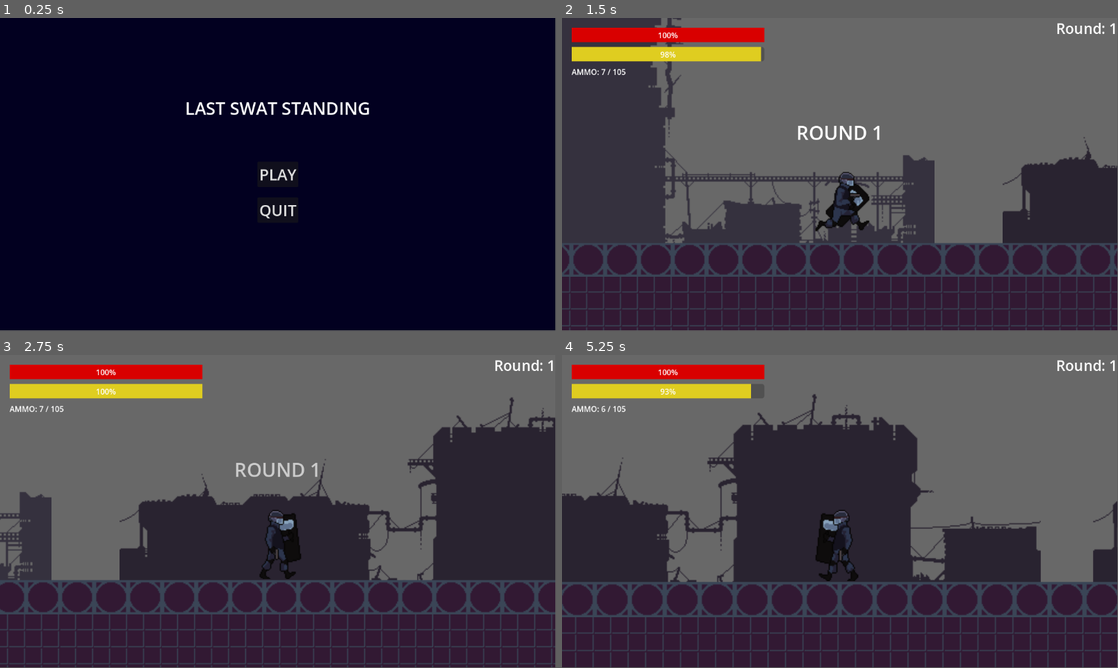
Above: before the commit, frames 1-4 (two rows, left to right).
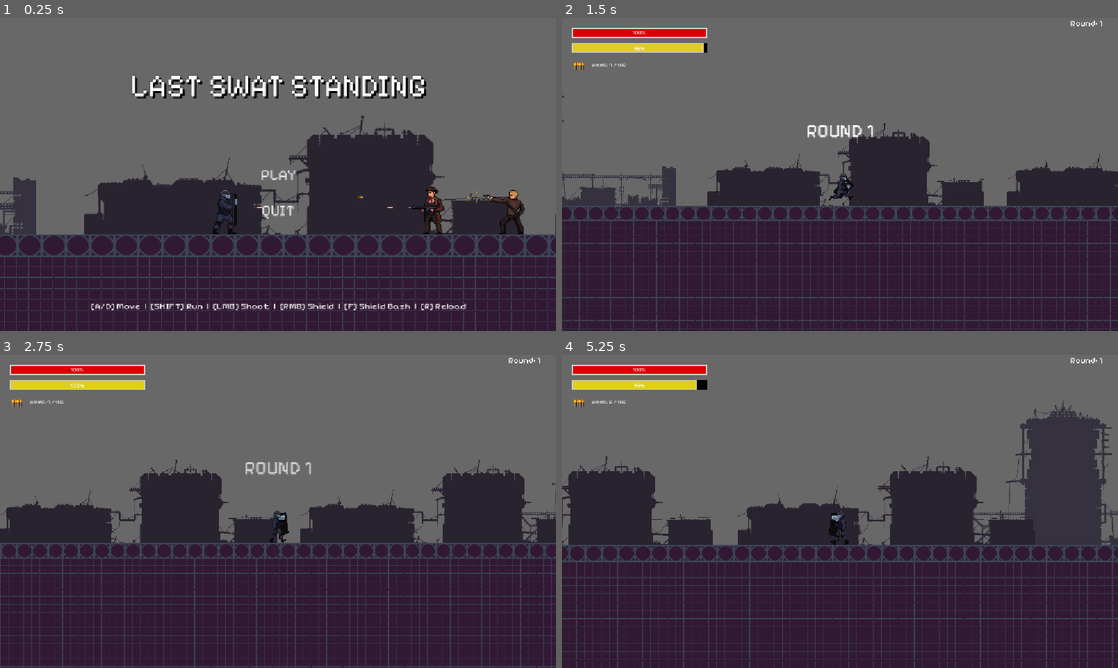
Above: after the commit, the same moments.

Repository: naufal-ramadhan/IndividualGameDev
Game: Godot game, scene res://menus/main_menu/main_menu.tscn
Same seed, same stepped clock (60 frames per second), same inputs: the game is played once before the commit and once after it.
Inputs (mouse positions are in pixels of both pictures, inside the frame that each line leads up to):
- Up to frame 1 (0.25 s): no input
- Up to frame 2 (1.5 s): click "PLAY" at 0.5 s; move the mouse to (962, 158) at 1.27 s; hold D (move_right) from 1.28 s (still down); hold Shift (run) from 1.28 s (still down)
- Up to frame 3 (2.75 s): keep holding D (move_right); move the mouse to (166, 527) at 2.02 s; release Shift (run) at 2.03 s; right-click (166, 527) at 2.1 s
- Up to frame 4 (5.25 s): move the mouse to (895, 442) at 2.77 s; release D (move_right) at 2.78 s; hold A (move_left) 2.78-3.53 s; tap F (shield_bash) at 2.85 s; move the mouse to (812, 574) at 3.52 s; hold D (move_right) 3.53-5.03 s; click (812, 574) at 3.6 s; move the mouse to (1006, 558) at 4.27 s; hold Shift (run) 4.28-5.03 s; move the mouse to (673, 464) at 5.02 s; hold A (move_left) from 5.03 s (still down); right-click (673, 464) at 5.1 s
In our replay, the window is 799x449 before the commit and 800x450 after it. These sizes can differ from the game's own. Grey fills any space a smaller window leaves; there, only what the larger window draws over its background counts as a difference.

The runs differ from the first frame. In frame 1, 99% of the frame differs, in the area x 0-100%, y 0-100%; in frame 2, 29%; in frame 3, 26%; in frame 4, 36%.

Commit message:
feat: final polishing.

Diff:
--- a/characters/player/Player.tscn
+++ b/characters/player/Player.tscn
@@ -11,7 +11,9 @@
 [ext_resource type="Texture2D" uid="uid://cn1hkkvxonffe" path="res://assets/characters/player/Idle_2.png" id="8_rwtfg"]
 [ext_resource type="Texture2D" uid="uid://cb63nj0xkcjns" path="res://assets/characters/player/Bash.png" id="9_3iqol"]
 [ext_resource type="Texture2D" uid="uid://bcowo7p1fd8rr" path="res://assets/characters/player/Walk.png" id="9_7aoru"]
+[ext_resource type="FontFile" uid="uid://bql104ftcaiir" path="res://assets/fonts/PixelifySans-VariableFont_wght.ttf" id="12_5dd86"]
 [ext_resource type="PackedScene" uid="uid://iqjy4rkyfgen" path="res://menus/game_over/game_over.tscn" id="12_mv25b"]
+[ext_resource type="Texture2D" uid="uid://dngs3msgsjyc7" path="res://assets/power_ups/ammo-pistol 32px.png" id="13_7aoru"]
 [ext_resource type="AudioStream" uid="uid://bycdyldpjbfab" path="res://assets/SFX/SilencedPistolSFX.mp3" id="13_ratqf"]
 [ext_resource type="AudioStream" uid="uid://duxj8y155odn7" path="res://assets/SFX/PickUpSFX.mp3" id="14_ir81o"]
 [ext_resource type="AudioStream" uid="uid://dkh4ou5ixwrxi" path="res://assets/SFX/ReloadSFX.mp3" id="15_7aoru"]
@@ -511,11 +513,25 @@
 [sub_resource type="RectangleShape2D" id="RectangleShape2D_5brr7"]
 size = Vector2(29, 58)
 
+[sub_resource type="StyleBoxFlat" id="StyleBoxFlat_ir81o"]
+bg_color = Color(0, 0, 0, 1)
+
 [sub_resource type="StyleBoxFlat" id="StyleBoxFlat_rwtfg"]
 bg_color = Color(0.8752813, 0.801807, 0.12626788, 1)
+border_width_left = 3
+border_width_top = 3
+border_width_right = 3
+border_width_bottom = 3
+
+[sub_resource type="StyleBoxFlat" id="StyleBoxFlat_7aoru"]
+bg_color = Color(0, 0, 0, 1)
 
 [sub_resource type="StyleBoxFlat" id="StyleBoxFlat_3iqol"]
 bg_color = Color(0.8509804, 0, 0, 1)
+border_width_left = 3
+border_width_top = 3
+border_width_right = 3
+border_width_bottom = 3
 
 [node name="Player" type="CharacterBody2D" unique_id=1073017668]
 collision_layer = 2
@@ -531,7 +547,7 @@
 shape = SubResource("CapsuleShape2D_6myfo")
 
 [node name="Camera" type="Camera2D" parent="." unique_id=895928592]
-zoom = Vector2(1.2, 1.2)
+zoom = Vector2(0.7, 0.7)
 
 [node name="ShieldSensor" type="Area2D" parent="." unique_id=977639843]
 position = Vector2(-40, 0)
@@ -548,18 +564,22 @@
 [node name="UI" type="CanvasLayer" parent="." unique_id=18200596]
 
 [node name="AmmoLabel" type="Label" parent="UI" unique_id=1654605720]
-offset_left = 20.0
-offset_top = 100.0
-offset_right = 106.0
-offset_bottom = 123.0
+offset_left = 62.0
+offset_top = 91.0
+offset_right = 148.0
+offset_bottom = 114.0
+scale = Vector2(0.7, 0.7)
+theme_override_fonts/font = ExtResource("12_5dd86")
 text = "AMMO: 7/7"
 
 [node name="StaminaBar" type="ProgressBar" parent="UI" unique_id=408677605]
 offset_left = 20.0
-offset_top = 60.0
+offset_top = 52.0
 offset_right = 420.0
-offset_bottom = 90.0
+offset_bottom = 82.0
+scale = Vector2(0.7, 0.7)
 theme_override_colors/font_color = Color(1, 1, 1, 1)
+theme_override_styles/background = SubResource("StyleBoxFlat_ir81o")
 theme_override_styles/fill = SubResource("StyleBoxFlat_rwtfg")
 value = 100.0
 
@@ -568,7 +588,10 @@
 offset_top = 20.0
 offset_right = 420.0
 offset_bottom = 50.0
+scale = Vector2(0.7, 0.7)
 theme_override_colors/font_color = Color(1, 1, 1, 1)
+theme_override_fonts/font = ExtResource("12_5dd86")
+theme_override_styles/background = SubResource("StyleBoxFlat_7aoru")
 theme_override_styles/fill = SubResource("StyleBoxFlat_3iqol")
 value = 100.0
 
@@ -576,9 +599,12 @@
 anchors_preset = 1
 anchor_left = 1.0
 anchor_right = 1.0
-offset_left = -68.0
-offset_bottom = 23.0
+offset_left = -99.0
+offset_right = 28.0
+offset_bottom = 42.0
 grow_horizontal = 0
+scale = Vector2(0.6, 0.6)
+theme_override_fonts/font = ExtResource("12_5dd86")
 theme_override_font_sizes/font_size = 30
 text = "Round: 1"
 
@@ -595,10 +621,18 @@
 offset_bottom = 114.5
 grow_horizontal = 2
 grow_vertical = 2
+theme_override_fonts/font = ExtResource("12_5dd86")
 theme_override_font_sizes/font_size = 40
 text = "ROUND 1"
 horizontal_alignment = 1
 
+[node name="AmmoIcon" type="TextureRect" parent="UI" unique_id=1640156942]
+offset_left = 19.0
+offset_top = 83.0
+offset_right = 52.0
+offset_bottom = 115.0
+texture = ExtResource("13_7aoru")
+
 [node name="GameOverUI" parent="UI" unique_id=1869923488 instance=ExtResource("12_mv25b")]
 process_mode = 3
 visible = false
--- a/characters/player/player.gd
+++ b/characters/player/player.gd
@@ -10,8 +10,8 @@
 const STAMINA_REGEN_RATE = 15.0
 const MIN_STAMINA_RECOVERY = 30.0
 const MAX_AMMO = 7
-const ZOOM_DEFAULT = Vector2(2.2, 2.2)
-const ZOOM_SHIELD = Vector2(2.5, 2.5)
+const ZOOM_DEFAULT = Vector2(1, 1)
+const ZOOM_SHIELD = Vector2(1.3, 1.3)
 const MAX_HEALTH = 100.0
 const BASH_DAMAGE = 10.0
 const BASH_KNOCKBACK = 1200.0
@@ -311,22 +311,26 @@
 	is_dead = true
 	set_collision_layer_value(1, false)
 
-	# ==========================================
-	# SAPU BERSIH SUARA MUSUH!
-	# ==========================================
 	var semua_musuh = get_tree().get_nodes_in_group("enemy")
 	for musuh in semua_musuh:
-		# Hentikan suara tembakan kalau ada
 		if musuh.has_node("ShootSFX"):
 			musuh.get_node("ShootSFX").stop()
-		# Hentikan suara pukulan kalau ada
 		if musuh.has_node("PunchSFX"):
 			musuh.get_node("PunchSFX").stop()
 	# ==========================================
 
-	# Update UI Game Over
 	$UI/GameOverUI/RoundLabel.text = "YOU SURVIVED UNTIL ROUND " + str(current_wave)
+
+	$UI/GameOverUI.modulate.a = 0.0
 	$UI/GameOverUI.show()
+
+	# 2. Bikin efek Fade-in menggunakan Tween
+	var tween = create_tween()
+	tween.set_pause_mode(Tween.TWEEN_PAUSE_PROCESS)
+
+	# Animasikan Alpha dari 0.0 ke 1.0 (Penuh) selama 1.5 detik (Bisa diatur waktunya)
+	tween.tween_property($UI/GameOverUI, "modulate:a", 1.0, 0.07)
+
 	$UI/GameOverUI/GameOverBGM.play()
 
 	# Matikan BGM Utama
--- a/levels/Level1.tscn
+++ b/levels/Level1.tscn
@@ -79,7 +79,7 @@
 tile_set = SubResource("TileSet_1bxb8")
 
 [node name="Player" parent="." unique_id=1073017668 groups=["player"] instance=ExtResource("101_vkckm")]
-position = Vector2(126, 441)
+position = Vector2(556, 538)
 bullet_scene = ExtResource("5_vi6ws")
 
 [node name="WallKanan" type="StaticBody2D" parent="." unique_id=1018733869]
--- a/menus/game_over/game_over.gd
+++ b/menus/game_over/game_over.gd
@@ -1,9 +1,15 @@
 extends ColorRect
 
 func _on_restart_pressed():
-	get_tree().paused = false
+	$ClickSFX.play()
+	await get_tree().create_timer(0.1).timeout
+
+	get_tree().paused = false # Baru cairkan dunia
 	get_tree().reload_current_scene()
 
 func _on_main_menu_pressed():
-	get_tree().paused = false
+	$ClickSFX.play()
+	await get_tree().create_timer(0.1).timeout
+
+	get_tree().paused = false # Baru cairkan dunia
 	get_tree().change_scene_to_file("res://menus/main_menu/main_menu.tscn")
--- a/menus/game_over/game_over.tscn
+++ b/menus/game_over/game_over.tscn
@@ -1,7 +1,9 @@
 [gd_scene format=3 uid="uid://iqjy4rkyfgen"]
 
 [ext_resource type="Script" uid="uid://dxhgqlyc7hkp" path="res://menus/game_over/game_over.gd" id="1_e7rg5"]
+[ext_resource type="FontFile" uid="uid://bql104ftcaiir" path="res://assets/fonts/PixelifySans-VariableFont_wght.ttf" id="2_a0plv"]
 [ext_resource type="AudioStream" uid="uid://dn0j0mhxtg50f" path="res://assets/BGM/GameOverBGM.mp3" id="2_omgdn"]
+[ext_resource type="AudioStream" uid="uid://qc1p6ngu2n1u" path="res://assets/SFX/ButtonSFX.mp3" id="4_so37a"]
 
 [node name="GameOverUI" type="ColorRect" unique_id=1869923488]
 anchors_preset = 15
@@ -22,6 +24,7 @@
 offset_right = 94.5
 offset_bottom = 146.0
 grow_horizontal = 2
+theme_override_fonts/font = ExtResource("2_a0plv")
 theme_override_font_sizes/font_size = 40
 text = "YOU DIED"
 
@@ -39,8 +42,10 @@
 offset_bottom = 15.5
 grow_horizontal = 2
 grow_vertical = 2
+theme_override_fonts/font = ExtResource("2_a0plv")
 theme_override_font_sizes/font_size = 32
 text = "RESTART GAME"
+flat = true
 
 [node name="MainButton" type="Button" parent="." unique_id=455294129]
 process_mode = 3
@@ -56,8 +61,10 @@
 offset_bottom = 92.5
 grow_horizontal = 2
 grow_vertical = 2
+theme_override_fonts/font = ExtResource("2_a0plv")
 theme_override_font_sizes/font_size = 32
 text = "MAIN MENU"
+flat = true
 
 [node name="RoundLabel" type="Label" parent="." unique_id=879429950]
 layout_mode = 1
@@ -72,11 +79,16 @@
 offset_bottom = -108.5
 grow_horizontal = 2
 grow_vertical = 2
+theme_override_fonts/font = ExtResource("2_a0plv")
 theme_override_font_sizes/font_size = 22
 text = "Rounds: 0"
 
 [node name="GameOverBGM" type="AudioStreamPlayer2D" parent="." unique_id=1300672201]
 stream = ExtResource("2_omgdn")
 
+[node name="ClickSFX" type="AudioStreamPlayer2D" parent="." unique_id=594242005]
+process_mode = 3
+stream = ExtResource("4_so37a")
+
 [connection signal="pressed" from="RestartButton" to="." method="_on_restart_pressed"]
 [connection signal="pressed" from="MainButton" to="." method="_on_main_menu_pressed"]
--- a/menus/main_menu/main_menu.gd
+++ b/menus/main_menu/main_menu.gd
@@ -1,8 +1,11 @@
 extends Control
 
 func _on_play_pressed():
-	# Ganti "res://main_level.tscn" dengan nama scene utama game kamu!
+	$ClickSFX.play()
+	await get_tree().create_timer(0.05).timeout
 	get_tree().change_scene_to_file("res://levels/Level1.tscn")
 
 func _on_quit_pressed():
+	$ClickSFX.play()
+	await get_tree().create_timer(0.05).timeout
 	get_tree().quit()
--- a/menus/main_menu/main_menu.tscn
+++ b/menus/main_menu/main_menu.tscn
@@ -2,6 +2,16 @@
 
 [ext_resource type="Script" uid="uid://bvf3oq2mqv802" path="res://menus/main_menu/main_menu.gd" id="1_xbn2l"]
 [ext_resource type="AudioStream" uid="uid://bn676b4qimkse" path="res://assets/BGM/MainMenuBGM.mp3" id="2_1nwmw"]
+[ext_resource type="FontFile" uid="uid://bql104ftcaiir" path="res://assets/fonts/PixelifySans-VariableFont_wght.ttf" id="2_ml8bw"]
+[ext_resource type="Texture2D" uid="uid://bysiby3sha3l6" path="res://assets/menu/MainMenu.png" id="3_vu5tu"]
+[ext_resource type="AudioStream" uid="uid://qc1p6ngu2n1u" path="res://assets/SFX/ButtonSFX.mp3" id="5_oic2i"]
+
+[sub_resource type="LabelSettings" id="LabelSettings_ml8bw"]
+font_size = 64
+outline_size = 4
+outline_color = Color(0, 0, 0, 1)
+shadow_color = Color(0, 0, 0, 1)
+shadow_offset = Vector2(4, 4)
 
 [node name="MainMenu" type="Control" unique_id=837026034]
 layout_mode = 3
@@ -12,7 +22,25 @@
 grow_vertical = 2
 script = ExtResource("1_xbn2l")
 
+[node name="TextureRect" type="TextureRect" parent="." unique_id=98199458]
+layout_mode = 1
+anchors_preset = 8
+anchor_left = 0.5
+anchor_top = 0.5
+anchor_right = 0.5
+anchor_bottom = 0.5
+offset_left = -796.0
+offset_top = -325.0
+offset_right = 591.0
+offset_bottom = 392.0
+grow_horizontal = 2
+grow_vertical = 2
+texture = ExtResource("3_vu5tu")
+expand_mode = 1
+
 [node name="ColorRect" type="ColorRect" parent="." unique_id=104285822]
+visible = false
+modulate = Color(0.10747976, 0.10747973, 0.10747973, 1)
 layout_mode = 1
 anchors_preset = 15
 anchor_right = 1.0
@@ -27,12 +55,16 @@
 anchor_left = 0.5
 anchor_right = 0.5
 offset_left = -192.0
-offset_top = 162.0
+offset_top = 102.0
 offset_right = 192.0
-offset_bottom = 212.0
+offset_bottom = 152.0
 grow_horizontal = 2
+theme_override_fonts/font = ExtResource("2_ml8bw")
 theme_override_font_sizes/font_size = 36
 text = "LAST SWAT STANDING"
+label_settings = SubResource("LabelSettings_ml8bw")
+horizontal_alignment = 1
+vertical_alignment = 1
 
 [node name="Play" type="Button" parent="." unique_id=1680146668]
 layout_mode = 1
@@ -47,10 +79,12 @@
 offset_bottom = 4.0
 grow_horizontal = 2
 grow_vertical = 2
+theme_override_fonts/font = ExtResource("2_ml8bw")
 theme_override_font_sizes/font_size = 32
 text = "PLAY"
+flat = true
 
-[node name="QUIT" type="Button" parent="." unique_id=16548465]
+[node name="Quit" type="Button" parent="." unique_id=16548465]
 layout_mode = 1
 anchors_preset = 8
 anchor_left = 0.5
@@ -63,12 +97,34 @@
 offset_bottom = 100.5
 grow_horizontal = 2
 grow_vertical = 2
+theme_override_fonts/font = ExtResource("2_ml8bw")
 theme_override_font_sizes/font_size = 32
 text = "QUIT"
+flat = true
 
-[node name="AudioStreamPlayer2D" type="AudioStreamPlayer2D" parent="." unique_id=1248163996]
+[node name="MainMenuBGM" type="AudioStreamPlayer2D" parent="." unique_id=1248163996]
 stream = ExtResource("2_1nwmw")
 autoplay = true
 
+[node name="ControlGuide" type="Label" parent="." unique_id=514886156]
+layout_mode = 1
+anchors_preset = 8
+anchor_left = 0.5
+anchor_top = 0.5
+anchor_right = 0.5
+anchor_bottom = 0.5
+offset_left = -388.5
+offset_top = 259.5
+offset_right = 388.5
+offset_bottom = 284.5
+grow_horizontal = 2
+grow_vertical = 2
+theme_override_fonts/font = ExtResource("2_ml8bw")
+theme_override_font_sizes/font_size = 20
+text = "[A/D] Move  |  [SHIFT] Run  |  [LMB] Shoot  |  [RMB] Shield  |  [F] Shield Bash  |  [R] Reload"
+
+[node name="ClickSFX" type="AudioStreamPlayer2D" parent="." unique_id=642182702]
+stream = ExtResource("5_oic2i")
+
 [connection signal="pressed" from="Play" to="." method="_on_play_pressed"]
-[connection signal="pressed" from="QUIT" to="." method="_on_quit_pressed"]
+[connection signal="pressed" from="Quit" to="." method="_on_quit_pressed"]
--- a/project.godot
+++ b/project.godot
@@ -14,6 +14,10 @@
 run/main_scene="uid://b4qhwqrarlagr"
 config/features=PackedStringArray("4.6", "GL Compatibility")
 config/icon="res://icon.svg"
+
+[display]
+
+window/stretch/mode="canvas_items"
 
 [global_group]
 
Not shown, added: assets/SFX/ButtonSFX.mp3.import
Binary file added: assets/fonts/PixelifySans-VariableFont_wght.ttf
Not shown, added: assets/fonts/PixelifySans-VariableFont_wght.ttf.import
Binary file added: assets/menu/MainMenu.png
Not shown, added: assets/menu/MainMenu.png.import
Not shown, added: assets/SFX/ButtonSFX.mp3
